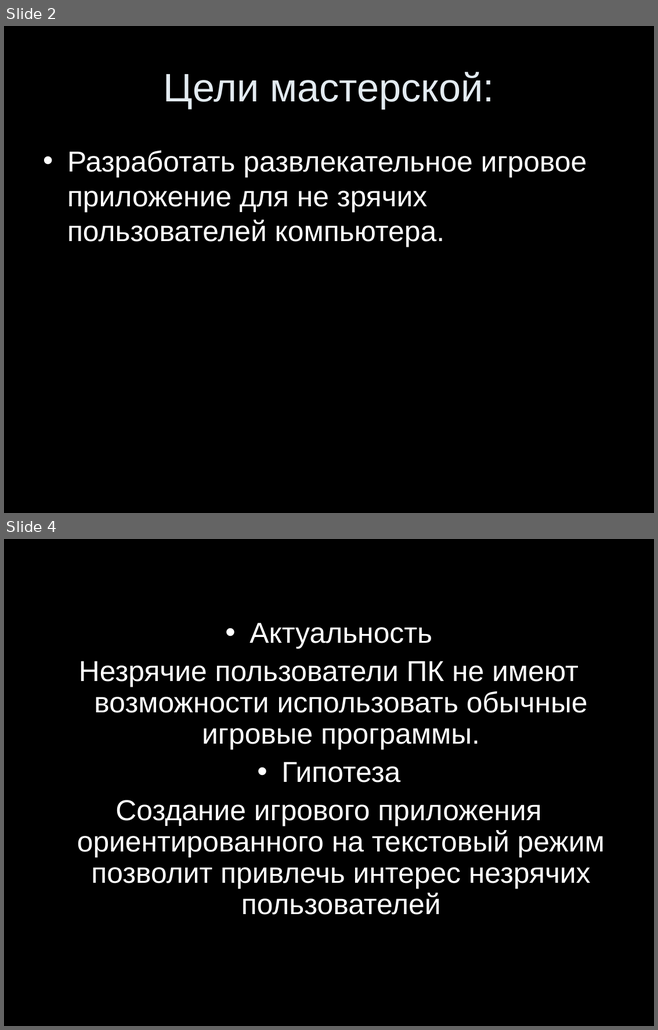
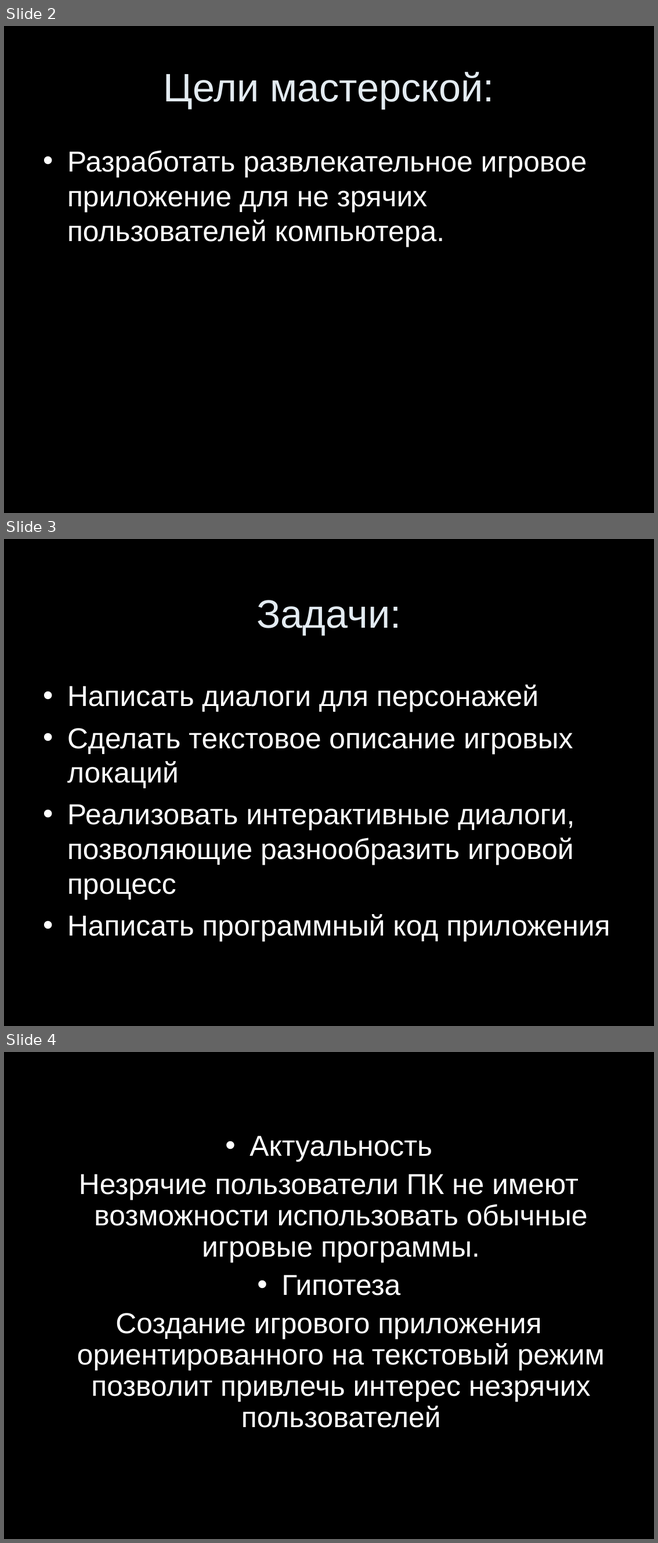
Before and after one commit to tumypv/davnegrad, a slide deck: Documents/Презентация.ppt. Shown one above the other, each under a label of ours: slides 2 and 4 before the commit, slides 2, 3 and 4 after it; the slides between them are not shown. The pictures are 658x1030 and 658x1543 pixels, drawn with LibreOffice and Linux fonts; fonts in the diff are those of the drawing. Boxes give left, top, right and bottom in pixels: in the first picture for what was removed or moved away, otherwise in the second. Text is boxed around its words. In the diff, an @@ line names an element or a change of style, - is before the commit and + after.

```diff
--- a/Documents/Презентация.ppt
+++ b/Documents/Презентация.ppt
@@ slide 3 added at [4,539,654,1026], background #000000 @@
@@ title added at [256,600,401,635], 44 pt, text #E3EBF1 @@
+Задачи:
@@ text added at [67,685,610,942], 32 pt, text #FFFFFF @@
+• Написать диалоги для персонажей
+• Сделать текстовое описание игровых локаций
+• Реализовать интерактивные диалоги, позволяющие разнообразить игровой процесс
+• Написать программный код приложения
```
Also in this commit, not shown: 6 other slides added, 1 slide removed.
